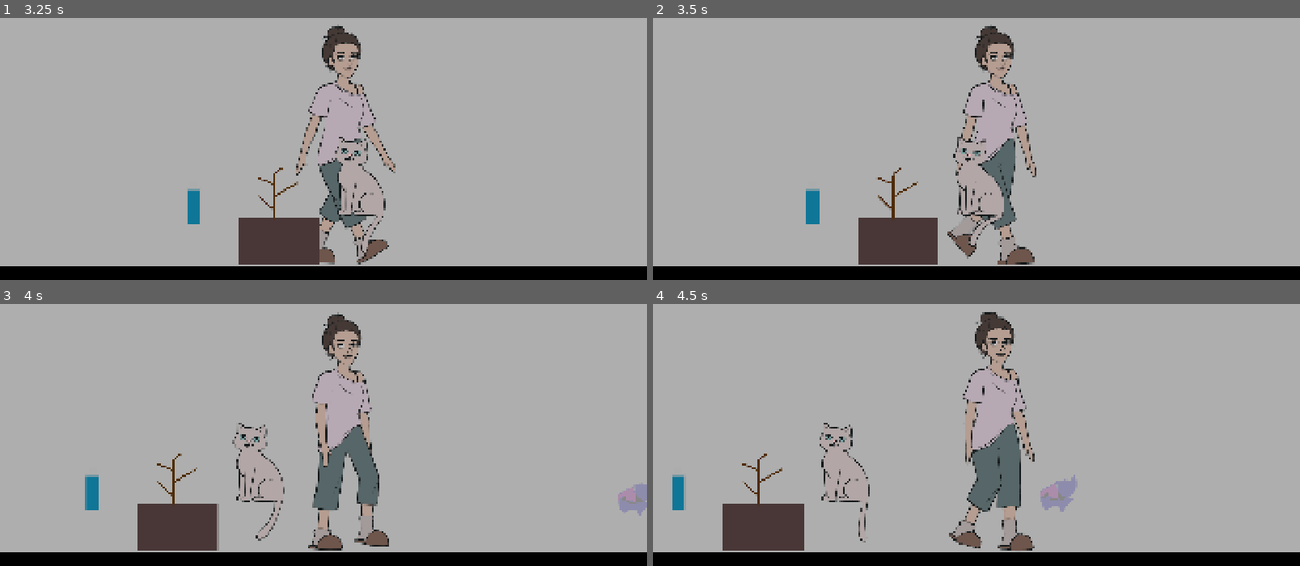
Above: before the commit, frames 1-4 (two rows, left to right).
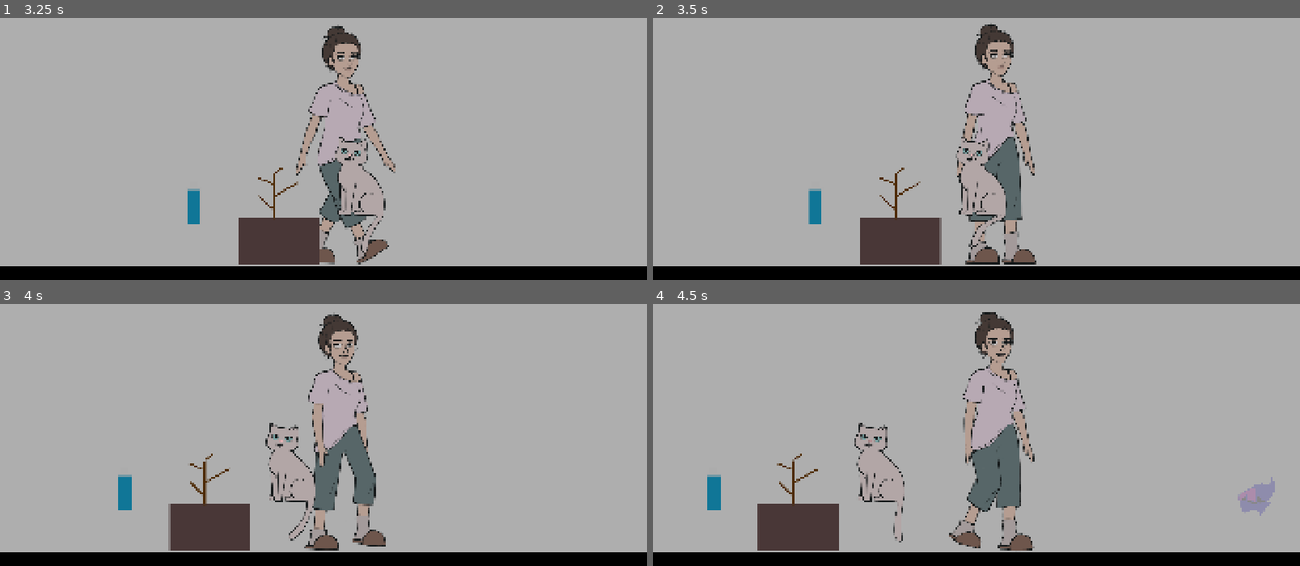
Above: after the commit, the same moments.

Repository: FrancinettVR/Tacos-de-milanesa
Game: Godot game, scene res://scenes/rooms/main_room.tscn
The game is run twice, just before and just after one commit, with the same random seed, the same clock (stepped at 60 frames per second) and the same inputs.
Inputs (mouse positions are in pixels of both pictures, inside the frame that each line leads up to):
- Up to frame 1 (3.25 s): tap Enter at 0.5 s; drag from (498, 214) to (388, 18) at 0.52 s; drag from (342, 204) to (511, 198) at 1.27 s; move the mouse to (640, 99) at 2.02 s; click (640, 99) at 2.17 s; drag from (427, 198) to (258, 204) at 2.77 s
- Up to frame 2 (3.5 s): no input
- Up to frame 3 (4 s): move the mouse to (517, 437) at 3.52 s; click (517, 437) at 3.67 s
- Up to frame 4 (4.5 s): drag from (1254, 497) to (711, 490) at 4.27 s

Frame 1 is identical in both runs. In frame 2, 3.4% of the frame differs, in the area x 23-60%, y 1-95%; in frame 3, 6.5%, in the area x 13-100%, y 3-95%; in frame 4, 5.2%.

Commit message:
Agregar tazas, taza bebible y puerta

Diff:
--- a/scenes/interactables/grupo_cesto_basura.tscn
+++ b/scenes/interactables/grupo_cesto_basura.tscn
@@ -4,6 +4,7 @@
 [ext_resource type="Texture2D" uid="uid://bk12utax1ym7q" path="res://assets/art/interactables/placeholders/spr_cesto_vacio.png" id="1_nx6ht"]
 [ext_resource type="Texture2D" uid="uid://bscwde6dgdu5y" path="res://assets/art/interactables/placeholders/spr_basura.png" id="2_mgi1p"]
 [ext_resource type="Script" uid="uid://cj04qd74aqg2j" path="res://scenes/interactables/basura.gd" id="3_td8i6"]
+[ext_resource type="Texture2D" uid="uid://xsdmy7of0b7g" path="res://assets/art/interactables/placeholders/taza_sucia.png" id="5_8jxqo"]
 
 [sub_resource type="RectangleShape2D" id="RectangleShape2D_8jxqo"]
 size = Vector2(216, 198)
@@ -24,7 +25,7 @@
 position = Vector2(5, 75)
 shape = SubResource("RectangleShape2D_8jxqo")
 
-[node name="AudioStreamPlayer2D" type="AudioStreamPlayer2D" parent="Cesto"]
+[node name="AudioStreamPlayer2D" type="AudioStreamPlayer2D" parent="Cesto" unique_id=551176221]
 
 [node name="Basura" type="Area2D" parent="." unique_id=1759931558 node_paths=PackedStringArray("cesto")]
 position = Vector2(760, 540)
@@ -49,3 +50,27 @@
 [node name="CollisionShape2D" type="CollisionShape2D" parent="Basura2" unique_id=545344602]
 position = Vector2(1, 9)
 shape = SubResource("RectangleShape2D_td8i6")
+
+[node name="Taza1" type="Area2D" parent="." unique_id=160649153 node_paths=PackedStringArray("cesto")]
+position = Vector2(680, 540)
+script = ExtResource("3_td8i6")
+cesto = NodePath("../Cesto")
+
+[node name="Sprite2D" type="Sprite2D" parent="Taza1" unique_id=1492313658]
+texture = ExtResource("5_8jxqo")
+
+[node name="CollisionShape2D" type="CollisionShape2D" parent="Taza1" unique_id=107014855]
+position = Vector2(1, 9)
+shape = SubResource("RectangleShape2D_td8i6")
+
+[node name="Taza2" type="Area2D" parent="." unique_id=1050077622 node_paths=PackedStringArray("cesto")]
+position = Vector2(520, 540)
+script = ExtResource("3_td8i6")
+cesto = NodePath("../Cesto")
+
+[node name="Sprite2D" type="Sprite2D" parent="Taza2" unique_id=1891085810]
+texture = ExtResource("5_8jxqo")
+
+[node name="CollisionShape2D" type="CollisionShape2D" parent="Taza2" unique_id=1071344331]
+position = Vector2(1, 9)
+shape = SubResource("RectangleShape2D_td8i6")
--- /dev/null
+++ b/scenes/interactables/puerta.gd
@@ -0,0 +1,18 @@
+# scripts/interactables-scripts/puerta.gd
+extends ClickInteractable
+class_name Puerta
+
+var textura_cerrada = preload("res://assets/art/interactables/placeholders/spr_puerta_cerrada.png")
+var textura_abierta = preload("res://assets/art/interactables/placeholders/spr_puerta_abierta.png")
+
+@onready var audio_puerta: AudioStreamPlayer2D = get_node_or_null("AudioPuerta")
+
+func al_iniciar() -> void:
+	if id.is_empty():
+		id = "puerta"
+	sprite.texture = textura_cerrada
+
+func on_interaccion_exitosa() -> void:
+	sprite.texture = textura_abierta
+	if audio_puerta:
+		audio_puerta.play()
--- /dev/null
+++ b/scenes/interactables/puerta.tscn
@@ -0,0 +1,22 @@
+[gd_scene format=3 uid="uid://drv3yrvcfs7xx"]
+
+[ext_resource type="Script" uid="uid://bkuo0urq12b4r" path="res://scenes/interactables/puerta.gd" id="1_vdxnk"]
+[ext_resource type="Texture2D" uid="uid://nal7rnxhie6s" path="res://assets/art/interactables/placeholders/spr_puerta_cerrada.png" id="2_f3mlw"]
+
+[sub_resource type="RectangleShape2D" id="RectangleShape2D_u0ya7"]
+size = Vector2(434, 758)
+
+[node name="Puerta" type="Node2D" unique_id=145473739]
+
+[node name="Puerta" type="Area2D" parent="." unique_id=494192779]
+position = Vector2(520, 520)
+script = ExtResource("1_vdxnk")
+
+[node name="Sprite2D" type="Sprite2D" parent="Puerta" unique_id=327148105]
+texture = ExtResource("2_f3mlw")
+
+[node name="CollisionShape2D" type="CollisionShape2D" parent="Puerta" unique_id=773467991]
+position = Vector2(35, -25)
+shape = SubResource("RectangleShape2D_u0ya7")
+
+[node name="AudioStreamPlayer2D" type="AudioStreamPlayer2D" parent="Puerta" unique_id=219373232]
--- /dev/null
+++ b/scenes/interactables/taza_bebible.tscn
@@ -0,0 +1,22 @@
+[gd_scene format=3 uid="uid://bvymkswc8e0au"]
+
+[ext_resource type="Texture2D" uid="uid://cqpqp3kdi4vek" path="res://assets/art/interactables/placeholders/taza_bebible.png" id="1_1o5ar"]
+[ext_resource type="Script" uid="uid://cpmrtp7q52wec" path="res://scripts/interactables-scripts/taza_bebible.gd" id="1_icwll"]
+
+[sub_resource type="RectangleShape2D" id="RectangleShape2D_u0ya7"]
+size = Vector2(53, 45)
+
+[node name="TazaBebible" type="Node2D" unique_id=1470160608]
+
+[node name="TazaBebible" type="Area2D" parent="." unique_id=1087689211]
+position = Vector2(680, 540)
+script = ExtResource("1_icwll")
+
+[node name="Sprite2D" type="Sprite2D" parent="TazaBebible" unique_id=1063116123]
+texture = ExtResource("1_1o5ar")
+
+[node name="CollisionShape2D" type="CollisionShape2D" parent="TazaBebible" unique_id=446344072]
+position = Vector2(0.5, -0.5)
+shape = SubResource("RectangleShape2D_u0ya7")
+
+[node name="AudioSorbo" type="AudioStreamPlayer2D" parent="TazaBebible" unique_id=538290550]
--- /dev/null
+++ b/scripts/interactables-scripts/taza_bebible.gd
@@ -0,0 +1,15 @@
+# scripts/interactables-scripts/taza_bebible.gd
+extends ClickInteractable
+class_name TazaBebible
+
+@onready var audio_sorbo: AudioStreamPlayer2D = get_node_or_null("AudioSorbo")
+
+func al_iniciar() -> void:
+	if id.is_empty():
+		id = "taza_bebible"
+
+func on_interaccion_exitosa() -> void:
+	if audio_sorbo:
+		audio_sorbo.play()
+	hide()
+	monitoring = false
Binary file added: assets/art/interactables/placeholders/spr_puerta_abierta.png
Not shown, added: assets/art/interactables/placeholders/spr_puerta_abierta.png.import
Binary file added: assets/art/interactables/placeholders/spr_puerta_cerrada.png
Not shown, added: assets/art/interactables/placeholders/spr_puerta_cerrada.png.import
Binary file added: assets/art/interactables/placeholders/taza_bebible.png
Not shown, added: assets/art/interactables/placeholders/taza_bebible.png.import
Binary file added: assets/art/interactables/placeholders/taza_sucia.png
Not shown, added: assets/art/interactables/placeholders/taza_sucia.png.import
Not shown, added: scenes/interactables/puerta.gd.uid
Not shown, added: scripts/interactables-scripts/taza_bebible.gd.uid
